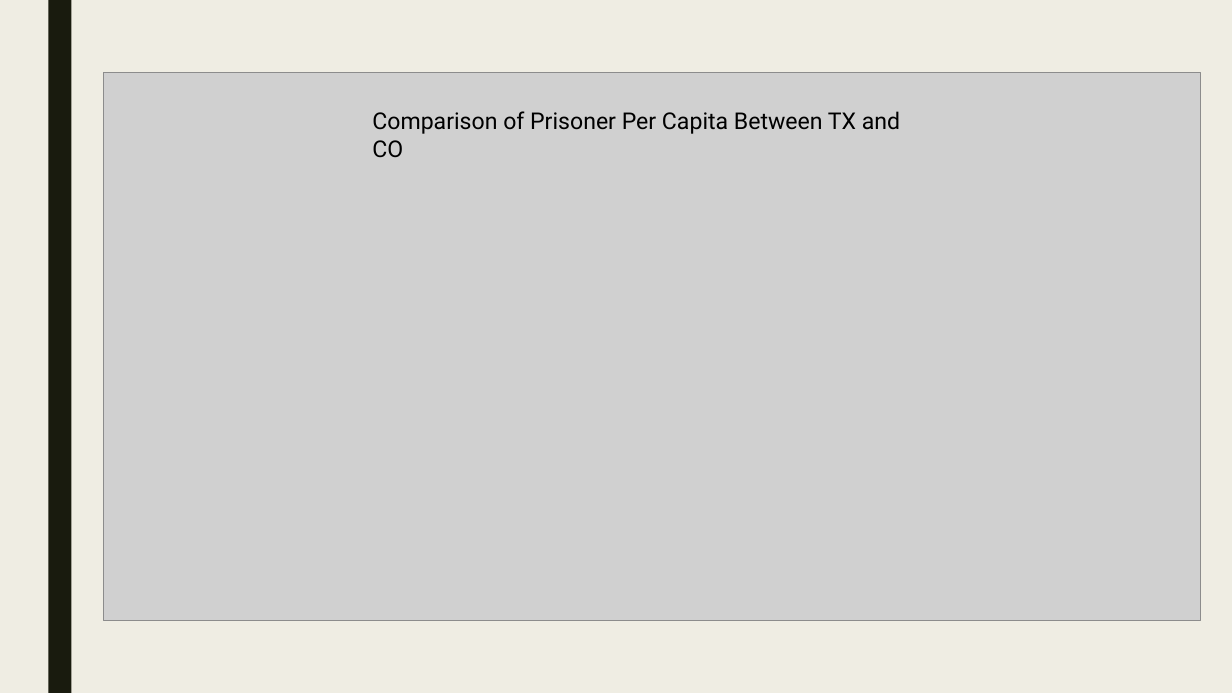
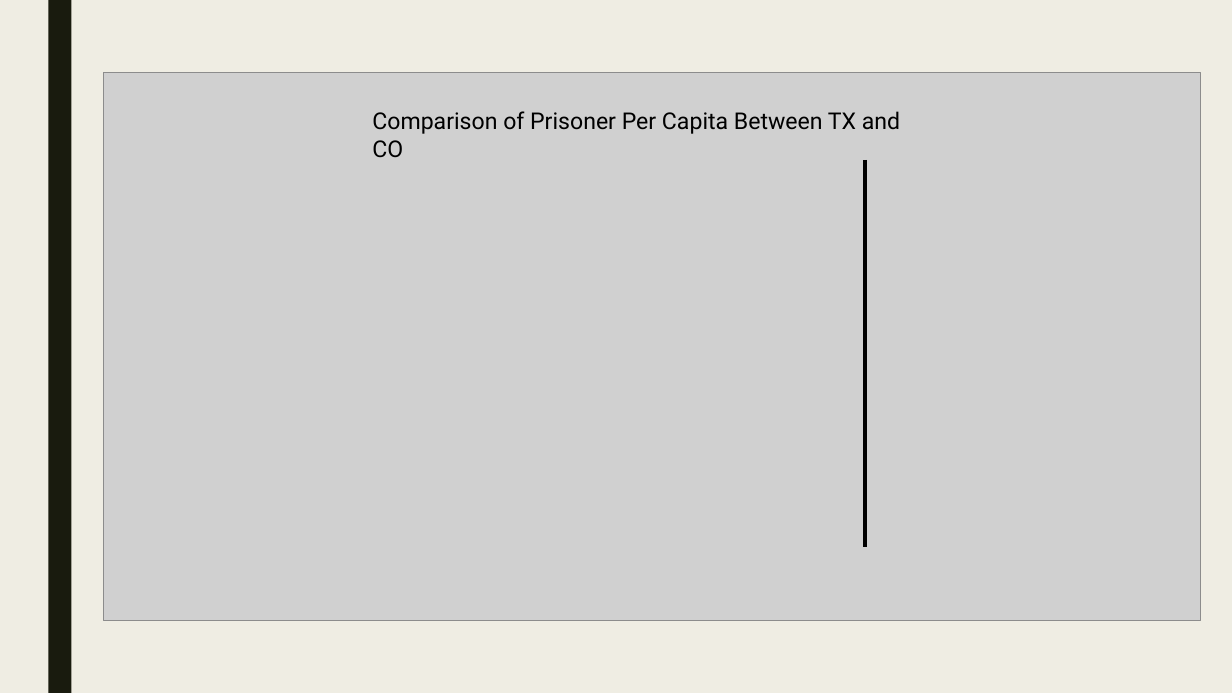
Before and after one commit to zdsteele/Project_1, a slide deck: slide 14 of Marijuana Use Presentation.pptx. Drawn at 1232x693 pixels with LibreOffice and Linux fonts; fonts in the diff are those of the drawing; grey boxes stand for pictures. Boxes give left, top, right and bottom in pixels: in the first picture for what was removed or moved away, otherwise in the second. Text is boxed around its words. In the diff, an @@ line names an element or a change of style, - is before the commit and + after.

Commit message:
pushing

```diff
--- a/Marijuana Use Presentation.pptx
+++ b/Marijuana Use Presentation.pptx
@@ line added from (865, 160) to (865, 547), #000000 2.75 pt @@
```
